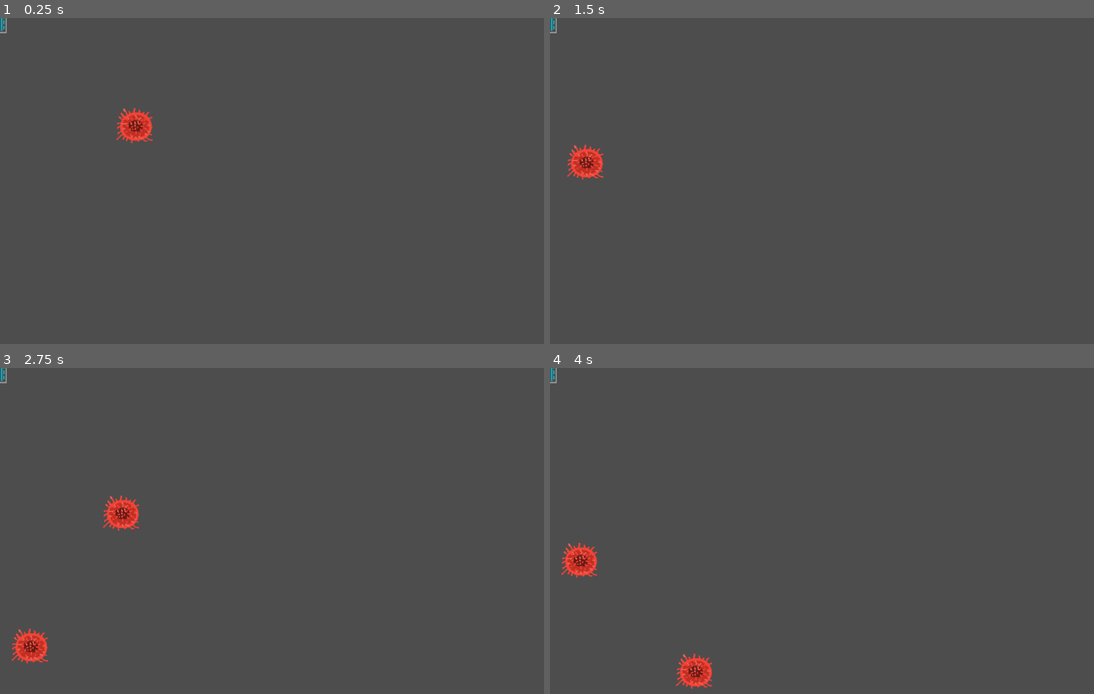
Above: before the commit, frames 1-4 (two rows, left to right).
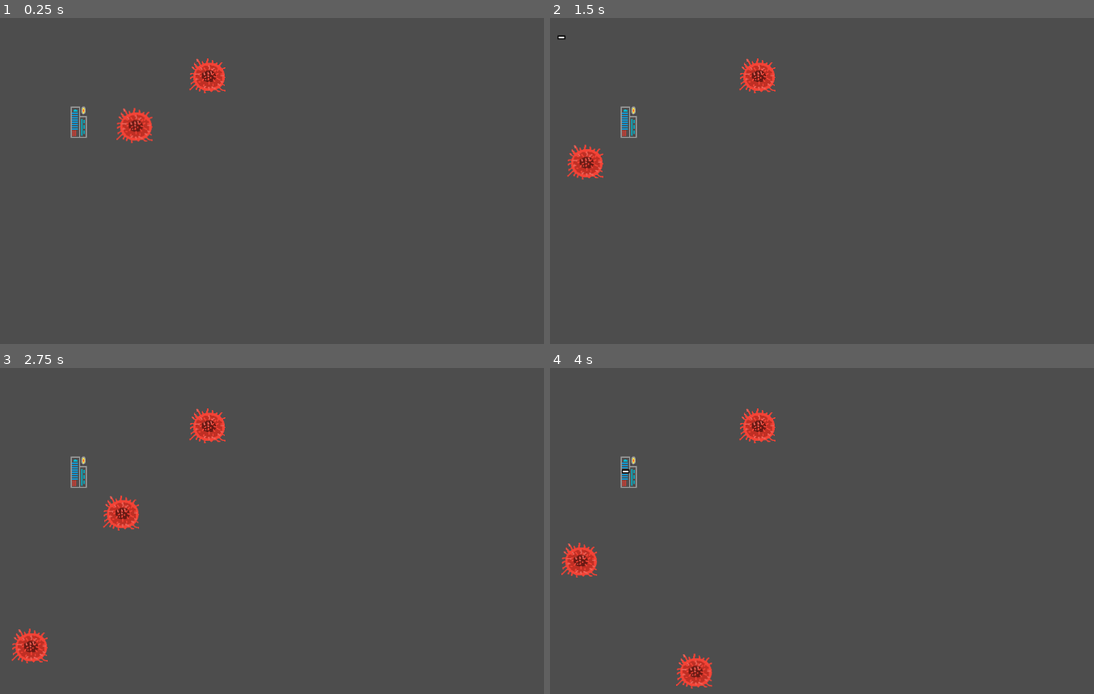
Above: after the commit, the same moments.

Repository: pbagnoud/minijam183
Game: Godot game, scene res://Scenes/main.tscn
Same seed, same stepped clock (60 frames per second), same inputs: the game is played once before the commit and once after it. The project has no main scene, so this scene is started directly.
Inputs:
- Up to frame 1 (0.25 s): no input
- Up to frame 2 (1.5 s): no input
- Up to frame 3 (2.75 s): no input
- Up to frame 4 (4 s): no input

The runs differ from the first frame. In frame 1, 0.7% of the frame differs, in the area x 0-42%, y 0-37%; in frame 2, 0.7%; in frame 3, 0.7%; in frame 4, 0.7%.

Commit message:
added bullets

Diff:
--- a/minijam183/Scenes/bullet.tscn
+++ b/minijam183/Scenes/bullet.tscn
@@ -18,6 +18,7 @@
 }]
 
 [node name="Bullet" type="RigidBody2D"]
+gravity_scale = 0.0
 script = ExtResource("1_xjght")
 
 [node name="bullet_collision" type="CollisionShape2D" parent="."]
@@ -26,3 +27,7 @@
 
 [node name="bullet_sprite" type="AnimatedSprite2D" parent="."]
 sprite_frames = SubResource("SpriteFrames_ycag2")
+
+[node name="VisibleOnScreenNotifier2D" type="VisibleOnScreenNotifier2D" parent="."]
+
+[connection signal="screen_exited" from="VisibleOnScreenNotifier2D" to="." method="_on_visible_on_screen_notifier_2d_screen_exited"]
--- a/minijam183/Scenes/enemy.tscn
+++ b/minijam183/Scenes/enemy.tscn
@@ -18,7 +18,7 @@
 radius = 31.0
 height = 62.0
 
-[node name="CharacterBody2D" type="CharacterBody2D"]
+[node name="CharacterBody2D" type="CharacterBody2D" groups=["enemy"]]
 script = ExtResource("1_hghv2")
 
 [node name="AnimatedSprite2D" type="AnimatedSprite2D" parent="."]
--- a/minijam183/Scenes/main.tscn
+++ b/minijam183/Scenes/main.tscn
@@ -1,9 +1,10 @@
-[gd_scene load_steps=6 format=3 uid="uid://cmncqxuqr8v2a"]
+[gd_scene load_steps=7 format=3 uid="uid://cmncqxuqr8v2a"]
 
 [ext_resource type="Script" uid="uid://u30m5v5kx01q" path="res://Scripts/main.gd" id="1_bo1nx"]
 [ext_resource type="PackedScene" uid="uid://uhkrxd3pu5a3" path="res://Scenes/tower.tscn" id="2_8gbba"]
-[ext_resource type="Script" uid="uid://c2l8gofjp1y23" path="res://Scripts/path_2d.gd" id="3_jjvhh"]
+[ext_resource type="Script" path="res://Scripts/path_2d.gd" id="3_jjvhh"]
 [ext_resource type="PackedScene" uid="uid://bygoxtbqyrhyo" path="res://Scenes/path_follow_2d.tscn" id="4_kry3j"]
+[ext_resource type="PackedScene" uid="uid://dk1h6dnsl2hej" path="res://Scenes/enemy.tscn" id="5_kry3j"]
 
 [sub_resource type="Curve2D" id="Curve2D_jjvhh"]
 _data = {
@@ -15,12 +16,19 @@
 script = ExtResource("1_bo1nx")
 
 [node name="Tower1" parent="." instance=ExtResource("2_8gbba")]
+position = Vector2(143, 187)
 
 [node name="Tower2" parent="." instance=ExtResource("2_8gbba")]
+visible = false
+position = Vector2(141, 401)
 
 [node name="Tower4" parent="." instance=ExtResource("2_8gbba")]
+visible = false
+position = Vector2(778, 180)
 
 [node name="Tower3" parent="." instance=ExtResource("2_8gbba")]
+visible = false
+position = Vector2(782, 399)
 
 [node name="Round_timer" type="Timer" parent="."]
 
@@ -33,5 +41,8 @@
 [node name="PathFollow2D" parent="Path2D" instance=ExtResource("4_kry3j")]
 position = Vector2(235.619, 140.744)
 
+[node name="CharacterBody2D" parent="." instance=ExtResource("5_kry3j")]
+position = Vector2(370, 102)
+
 [connection signal="timeout" from="Round_timer" to="." method="_on_round_timer_timeout"]
 [connection signal="timeout" from="Spawn_timer" to="." method="_on_spawn_timer_timeout"]
--- a/minijam183/Scenes/tower.tscn
+++ b/minijam183/Scenes/tower.tscn
@@ -21,5 +21,6 @@
 sprite_frames = SubResource("SpriteFrames_tghyl")
 
 [node name="tower_timer" type="Timer" parent="."]
+autostart = true
 
 [connection signal="timeout" from="tower_timer" to="." method="_on_tower_timer_timeout"]
--- a/minijam183/Scripts/bullet.gd
+++ b/minijam183/Scripts/bullet.gd
@@ -2,3 +2,7 @@
 
 var color: String
 var characteristics : Array
+
+
+func _on_visible_on_screen_notifier_2d_screen_exited() -> void:
+	queue_free()
--- a/minijam183/Scripts/tower.gd
+++ b/minijam183/Scripts/tower.gd
@@ -2,11 +2,13 @@
 
 signal new_bullet(direction, speed, characteristics)
 
+var bullet_scene = load("res://Scenes/bullet.tscn")
+
 @export var number : int
 var color: int = 1
 var power: int = 1
-var range: int = 100
-var shot_speed: int = 10
+var range: int = 1000
+var shot_speed: int = 400
 var closestDistance: int
 
 func _on_tower_timer_timeout() -> void:
@@ -16,6 +18,7 @@
 	var closestEnemy
 	closestDistance = range
 	var all_enemy = get_tree().get_nodes_in_group("enemy")
+	print(all_enemy)
 	for enemy in all_enemy:
 		var gun2enemy_distance = position.distance_to(enemy.position)
 		if gun2enemy_distance < closestDistance:
@@ -24,10 +27,28 @@
 	return closestEnemy
 
 func fire():
+	print(bullet_scene)
 	# detect closest enemy
 	var closestEnemy = find_closest_enemy()
+	print(closestEnemy)
 	if closestEnemy != null :
 		# create new bullet, with speed and rotation and characteristics (?)
 		var direction = closestEnemy.position - self.position
-		new_bullet.emit(direction.normalize(), shot_speed, [])
+		print(direction)
+		new_bullet.emit(direction.normalized(), shot_speed, [])
+		var bullet = bullet_scene.instantiate()
+		# Choose a random location on Path2D.
+		#var mob_spawn_location = $MobPath/MobSpawnLocation
+		#mob_spawn_location.progress_ratio = randf()
+
+		# Set the mob's position to the random location.
+		#bullet.position = self.position
+
+		#Choose the velocity for the mob.
+		#var velocity = Vector2(randf_range(150.0, 250.0), 0.0)
+		bullet.linear_velocity = direction.normalized()*shot_speed
+
+		# Spawn the mob by adding it to the Main scene.
+		add_child(bullet)
+
 	pass
